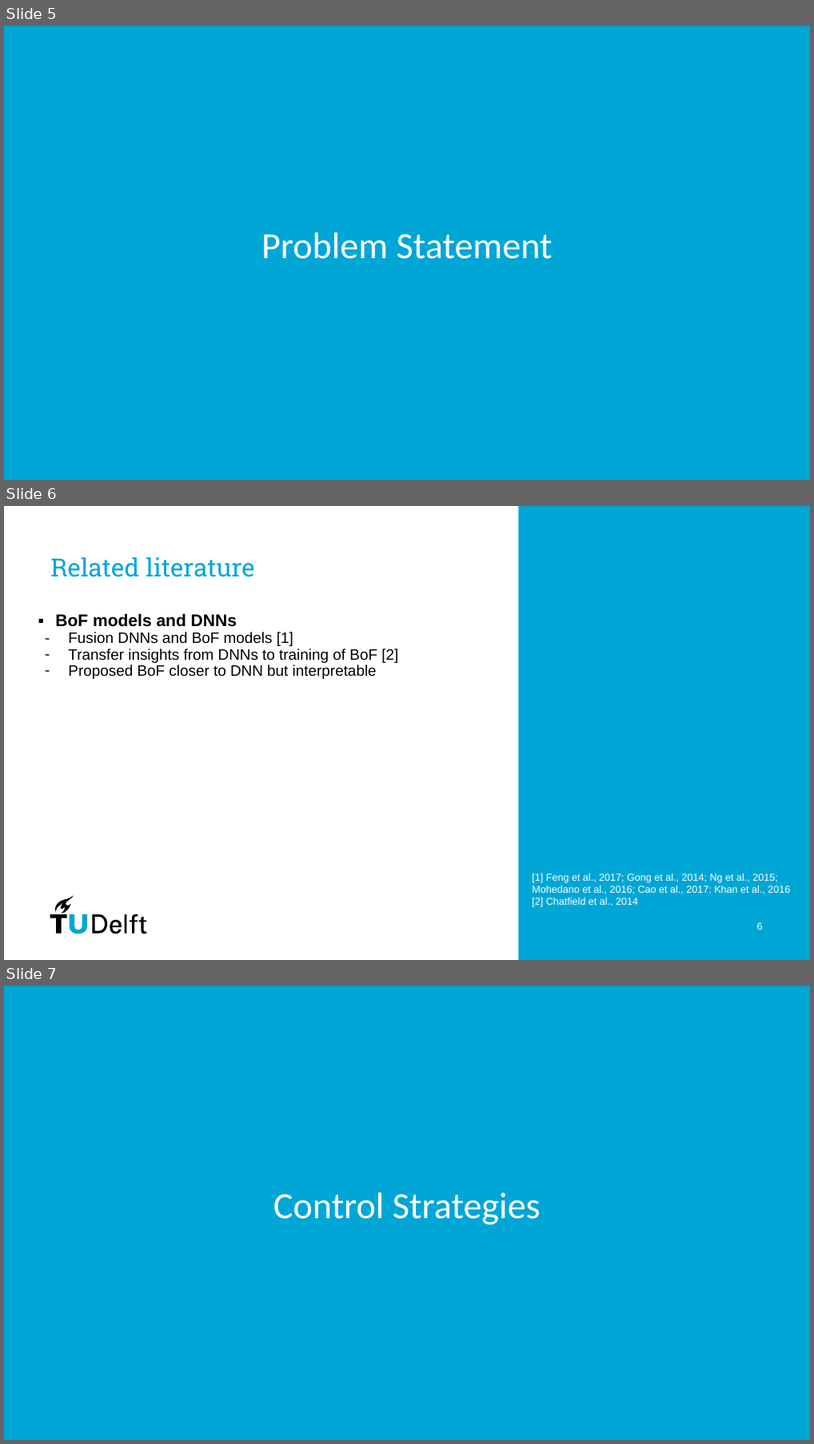
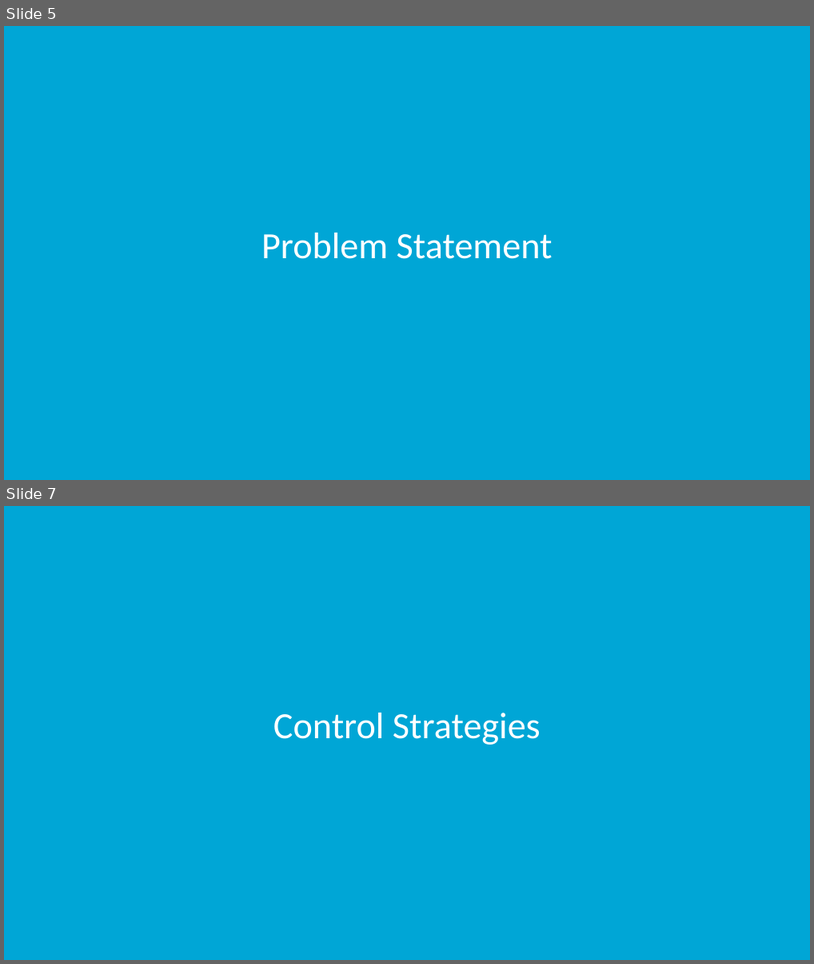
Before and after one commit to PavanPrasad-HG/Vehicle-Dynamics-Control, a slide deck: GP/Group5_GP/Group Presentation.pptx. Shown one above the other, each under a label of ours: slides 5, 6 and 7 before the commit, slides 5 and 7 after it; the slides between them are not shown. The pictures are 814x1444 and 814x964 pixels, drawn with LibreOffice and Linux fonts; fonts in the diff are those of the drawing; background and template pictures are left out. Boxes give left, top, right and bottom in pixels: in the first picture for what was removed or moved away, otherwise in the second. Text is boxed around its words. In the diff, an @@ line names an element or a change of style, - is before the commit and + after.

```diff
--- a/GP/Group5_GP/Group Presentation.pptx
+++ b/GP/Group5_GP/Group Presentation.pptx
@@ slide 6 removed at <box>4,506,810,960</box>, background #FFFFFF @@
@@ rectangle removed at <box>519,506,810,960</box> @@
@@ title removed at <box>50,557,255,577</box> @@
-Related literature
@@ text removed at <box>55,613,398,679</box> @@
-▪ BoF models and DNNs
-– Fusion DNNs and BoF models [1]
-– Transfer insights from DNNs to training of BoF [2]
-– Proposed BoF closer to DNN but interpretable
@@ text removed at <box>532,873,790,907</box> @@
-[1] Feng et al., 2017; Gong et al., 2014; Ng et al., 2015; Mohedano et al., 2016; Cao et al., 2017; Khan et al., 2016
-[2] Chatfield et al., 2014
@@ group removed at <box>50,896,146,934</box>: 7 freeform shapes, 1 rectangle @@
@@ page number removed at <box>758,922,763,929</box> @@
-6
```
Also in this commit, not shown: 3 slides changed, 4 slides added, 3 other slides removed.
